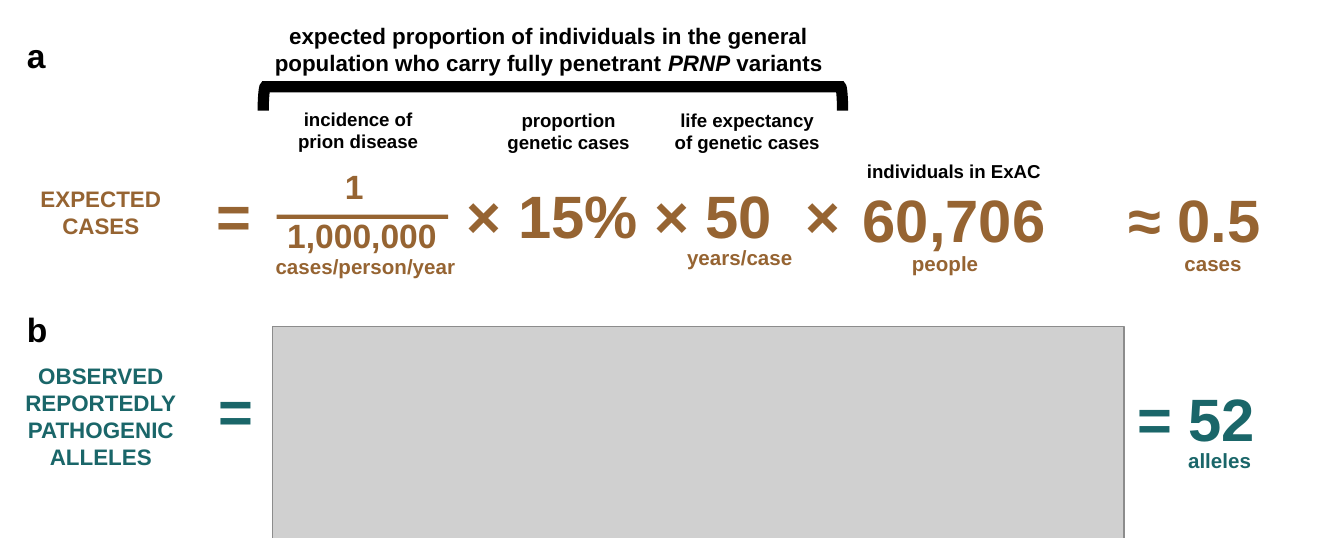
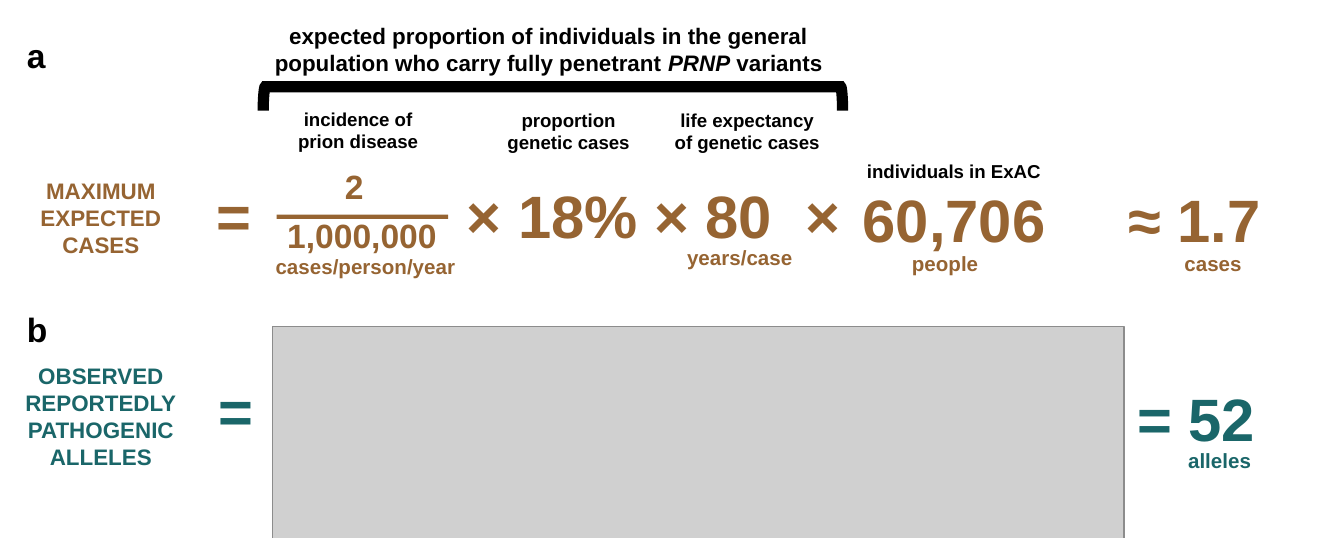
Before and after one commit to ericminikel/prnp_penetrance, a slide deck: slide 1 of figures/figure1.ppt. Drawn at 1344x538 pixels with LibreOffice and Linux fonts; fonts in the diff are those of the drawing; grey boxes stand for pictures. Boxes give left, top, right and bottom in pixels: in the first picture for what was removed or moved away, otherwise in the second. Text is boxed around its words. In the diff, an @@ line names an element or a change of style, - is before the commit and + after.

Commit message:
using upper bound estimates per reviewer #1 and #2

```diff
--- a/figures/figure1.ppt
+++ b/figures/figure1.ppt
@@ text at box(345, 175, 364, 199): text changed @@
-1
+2
@@ text at box(46, 183, 155, 200): paragraph added @@
+MAXIMUM
@@ text at box(518, 196, 772, 239): text changed @@
-= × 15% × 50 ×
+= × 18% × 80 ×
@@ text at box(863, 200, 1260, 252): text changed @@
-60,706 ≈ 0.5
+60,706 ≈ 1.7
```
